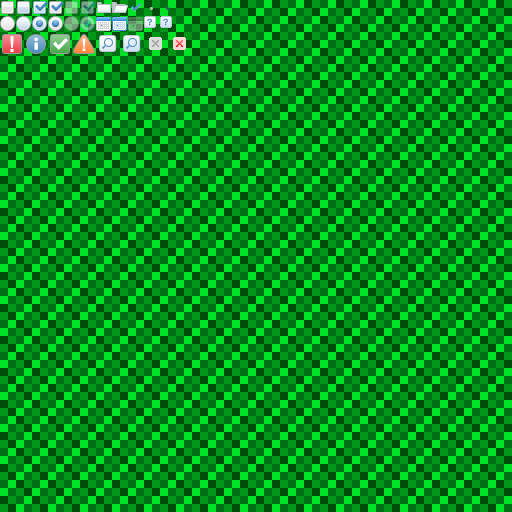
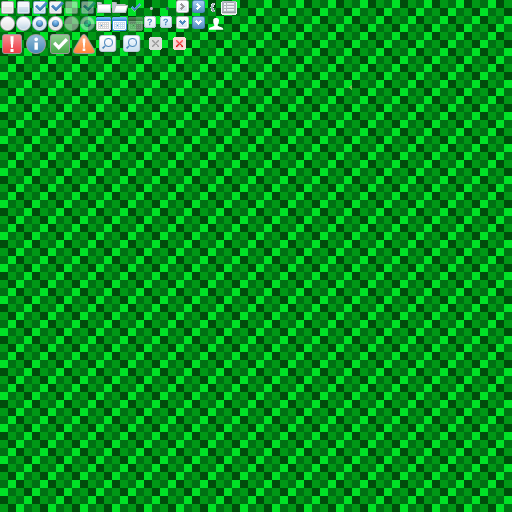
Layers edited between the first and the second 512×512 image:
painted on "Layer 1" over [176, 0, 352, 90]
